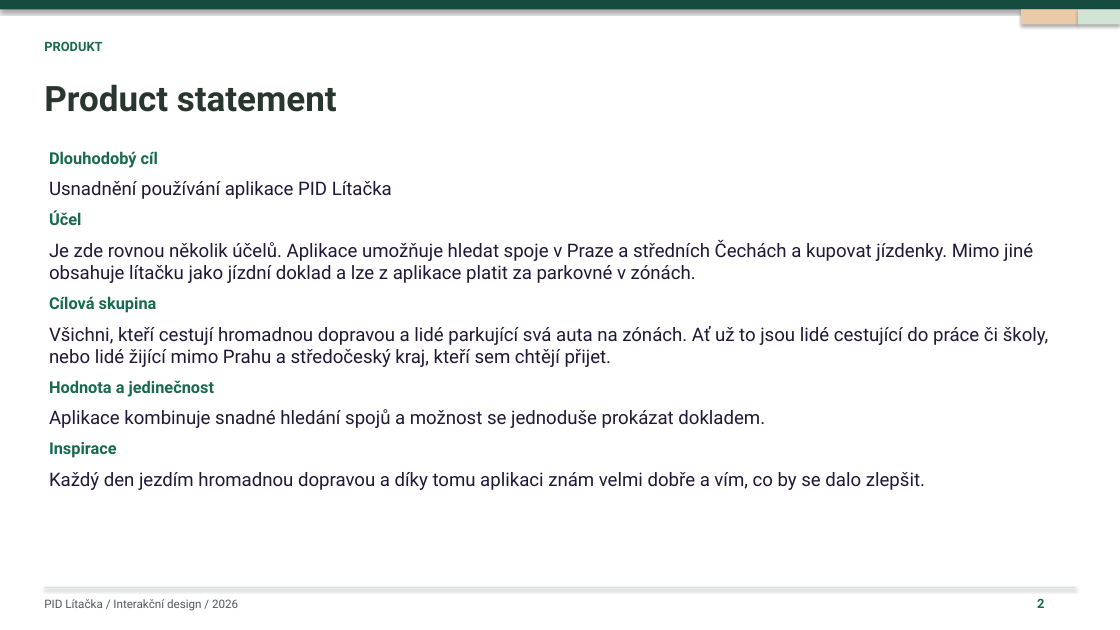
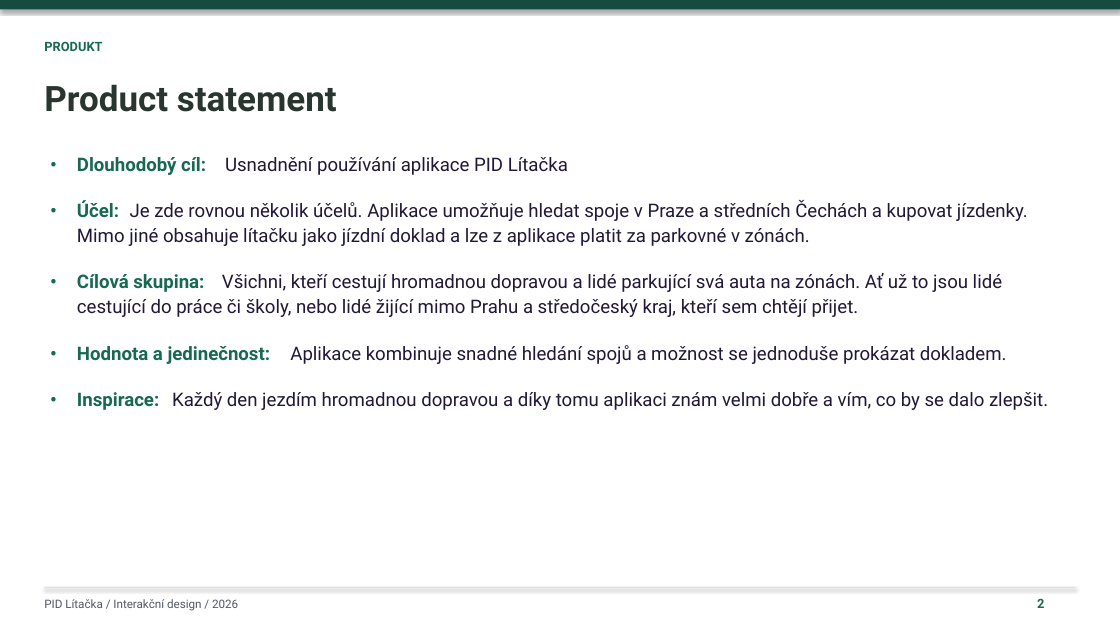
Before and after one commit to ShachPlay/ID_2026, a slide deck: slide 2 of PID-Litacka-Plichta-upravena.pptx. Drawn at 1120x630 pixels with LibreOffice and Linux fonts; fonts in the diff are those of the drawing. Boxes give left, top, right and bottom in pixels: in the first picture for what was removed or moved away, otherwise in the second. Text is boxed around its words. In the diff, an @@ line names an element or a change of style, - is before the commit and + after.

```diff
--- a/PID-Litacka-Plichta-upravena.pptx
+++ b/PID-Litacka-Plichta-upravena.pptx
@@ rectangle removed at bbox=[1021, 9, 1078, 24] @@
@@ rectangle removed at bbox=[1078, 9, 1120, 24] @@
@@ text added at bbox=[50, 153, 72, 180], 16 pt, text #17694F, bold @@
+•
@@ text at bbox=[77, 157, 206, 175]: text changed; size 14 to 16 pt @@
-Dlouhodobý cíl
+Dlouhodobý cíl:
@@ text "Usnadnění používání aplikace PID Lítačka": place and size @@
-text "Usnadnění používání aplikace PID Lítačka" at bbox=[49, 181, 392, 199]
+text "Usnadnění používání aplikace PID Lítačka" at bbox=[225, 157, 568, 175]
@@ text added at bbox=[50, 200, 72, 227], 16 pt, text #17694F, bold @@
+•
@@ text at bbox=[77, 200, 119, 217]: text changed; size 14 to 16 pt @@
-Účel
+Účel:
@@ text added at bbox=[130, 200, 1028, 221], 16 pt, text #211837 @@
+Je zde rovnou několik účelů. Aplikace umožňuje hledat spoje v Praze a středních Čechách a kupovat jízdenky.
@@ text at bbox=[77, 228, 810, 246]: text changed @@
-Je zde rovnou několik účelů. Aplikace umožňuje hledat spoje v Praze a středních Čechách a kupovat jízdenky. Mimo jiné
-obsahuje lítačku jako jízdní doklad a lze z aplikace platit za parkovné v zónách.
+Mimo jiné obsahuje lítačku jako jízdní doklad a lze z aplikace platit za parkovné v zónách.
@@ text added at bbox=[50, 271, 72, 297], 16 pt, text #17694F, bold @@
+•
@@ text at bbox=[77, 274, 204, 292]: text changed; size 14 to 16 pt @@
-Cílová skupina
+Cílová skupina:
@@ text at bbox=[77, 299, 859, 317]: text changed @@
-Všichni, kteří cestují hromadnou dopravou a lidé parkující svá auta na zónách. Ať už to jsou lidé cestující do práce či školy,
-nebo lidé žijící mimo Prahu a středočeský kraj, kteří sem chtějí přijet.
+cestující do práce či školy, nebo lidé žijící mimo Prahu a středočeský kraj, kteří sem chtějí přijet.
@@ text added at bbox=[222, 273, 1002, 292], 16 pt, text #211837 @@
+Všichni, kteří cestují hromadnou dopravou a lidé parkující svá auta na zónách. Ať už to jsou lidé
@@ text added at bbox=[50, 342, 72, 369], 16 pt, text #17694F, bold @@
+•
@@ text at bbox=[77, 346, 271, 364]: text changed; size 14 to 16 pt @@
-Hodnota a jedinečnost
+Hodnota a jedinečnost:
@@ text "Aplikace kombinuje snadné hledání spojů ...": place and size @@
-text "Aplikace kombinuje snadné hledání spojů ..." at bbox=[49, 409, 765, 428]
+text "Aplikace kombinuje snadné hledání spojů ..." at bbox=[290, 345, 1007, 364]
@@ text added at bbox=[50, 388, 72, 415], 16 pt, text #17694F, bold @@
+•
@@ text "Každý den jezdím hromadnou dopravou ...": place and size @@
-text "Každý den jezdím hromadnou dopravou ..." at bbox=[49, 472, 925, 490]
+text "Každý den jezdím hromadnou dopravou ..." at bbox=[172, 392, 1048, 410]
@@ text at bbox=[77, 392, 159, 410]: text changed; size 14 to 16 pt @@
-Inspirace
+Inspirace:
```
Also in this commit, not shown: 47 other slides changed.
